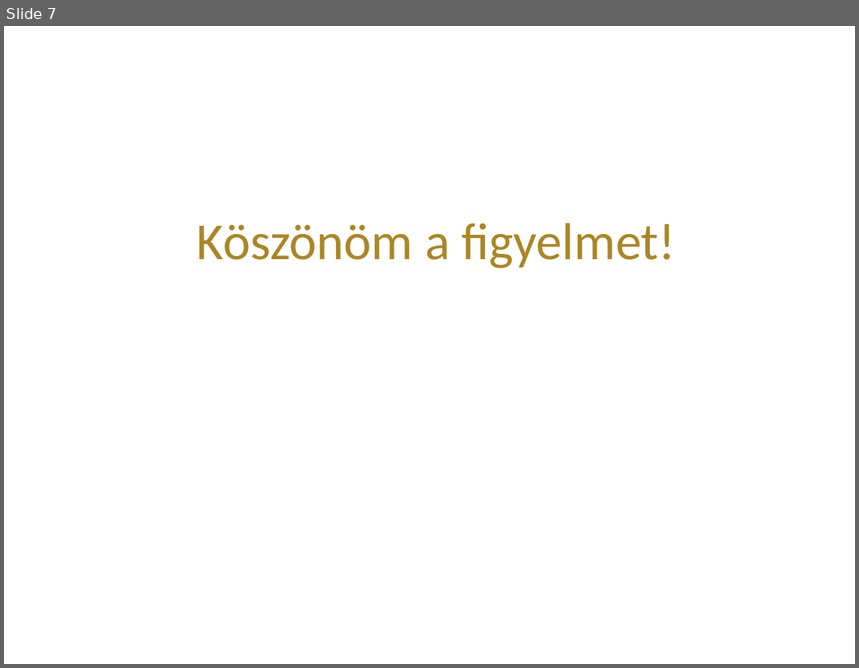
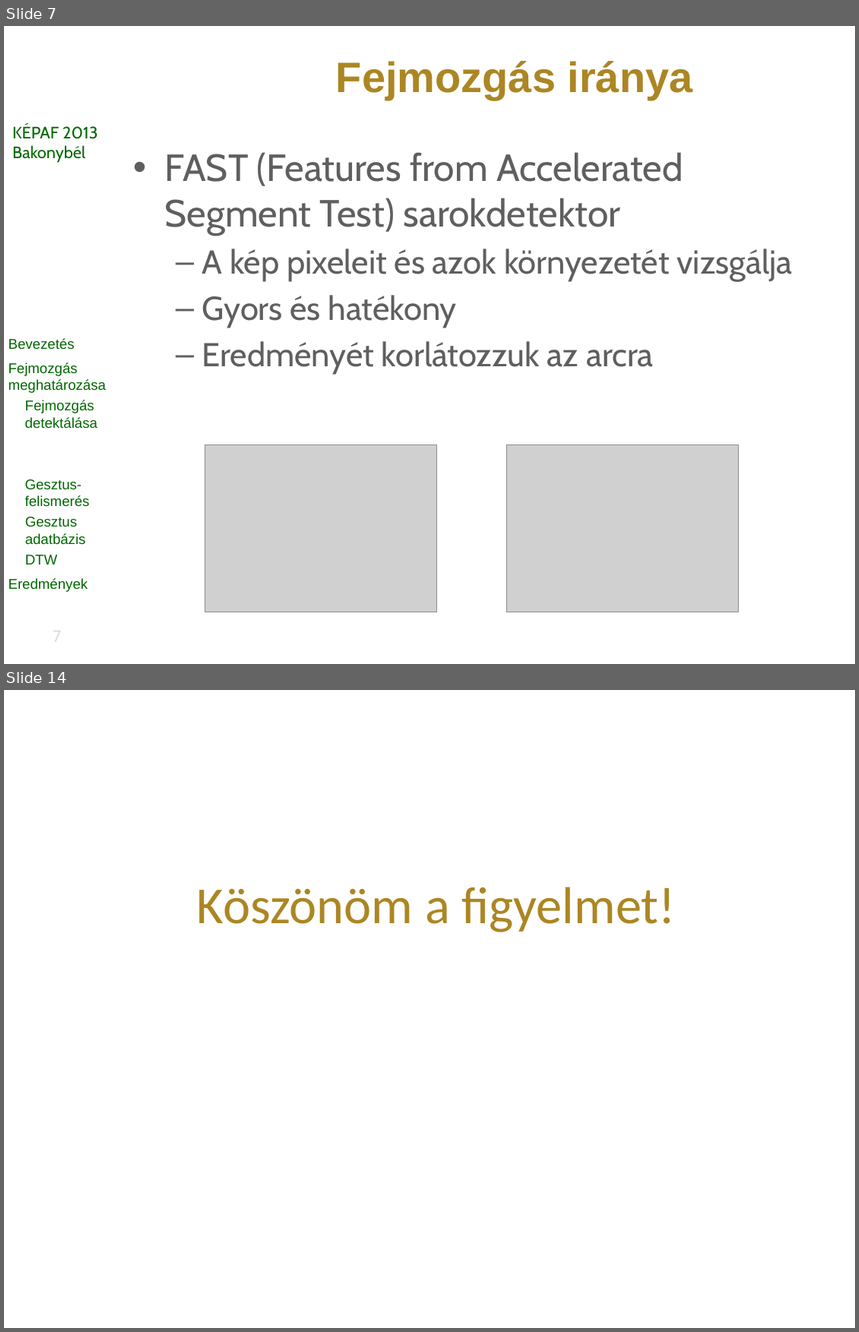
Before and after one commit to vohoaiviet/face-gesture-api, a slide deck: HeadMovement/research/kepaf/ppt/bertok.kornel.kepaf.2013.pptx. Shown one above the other, each under a label of ours: slide 7 before the commit, slides 7 and 14 after it; the slides between them are not shown. The pictures are 859x668 and 859x1332 pixels, drawn with LibreOffice and Linux fonts; fonts in the diff are those of the drawing; grey boxes stand for pictures; background and template pictures are left out. Boxes give left, top, right and bottom in pixels: in the first picture for what was removed or moved away, otherwise in the second. Text is boxed around its words. In the diff, an @@ line names an element or a change of style, - is before the commit and + after.

```diff
--- a/HeadMovement/research/kepaf/ppt/bertok.kornel.kepaf.2013.pptx
+++ b/HeadMovement/research/kepaf/ppt/bertok.kornel.kepaf.2013.pptx
@@ slide 7 added at <box>4,26,855,664</box>, background picture (left out) @@
@@ title added at <box>336,61,693,100</box>, 36 pt, text #AC8623, bold @@
+Fejmozgás iránya
@@ text added at <box>12,125,98,163</box>, 14 pt, text #006600 @@
+KÉPAF 2013
+Bakonybél
@@ text added at <box>165,152,793,375</box>, 28 pt, text #5F5F5F @@
+• FAST (Features from Accelerated Segment Test) sarokdetektor
+  – A kép pixeleit és azok környezetét vizsgálja
+  – Gyors és hatékony
+  – Eredményét korlátozzuk az arcra
@@ text added at <box>9,338,106,592</box>, 12 pt, text #006600 @@
+Bevezetés
+Fejmozgás meghatározása
+Fejmozgás detektálása
+Fejmozgás iránya
+Gesztus-felismerés
+Gesztus adatbázis
+DTW
+Eredmények
@@ picture added at <box>205,445,436,613</box> @@
@@ picture added at <box>507,445,739,613</box> @@
@@ page number added at <box>18,622,97,651</box>, 14 pt, text #DDDDDD @@
+7
@@ what was slide 7 is now slide 14 @@
```
Also in this commit, not shown: 1 slide changed, 7 other slides added, 1 slide removed, 4 other files.
